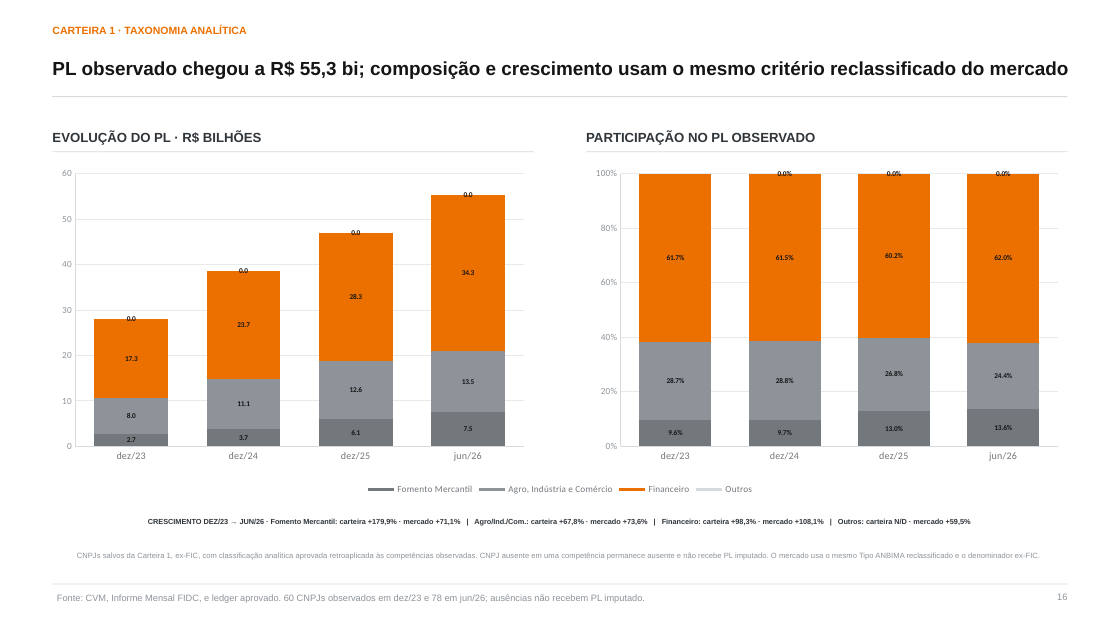
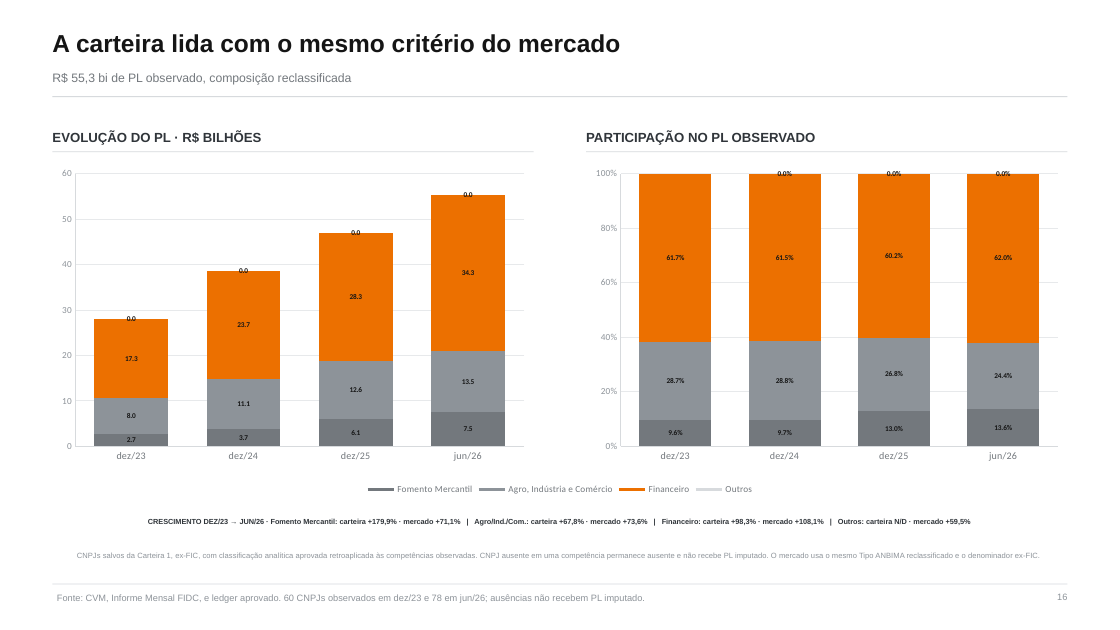
Before and after one commit to abalroar/fidc, a slide deck: slide 16 of data/industry_study/generated_revision/industry_executive_revised.pptx. Drawn at 1120x630 pixels with LibreOffice and Linux fonts; fonts in the diff are those of the drawing. Boxes give left, top, right and bottom in pixels: in the first picture for what was removed or moved away, otherwise in the second. Text is boxed around its words. In the diff, an @@ line names an element or a change of style, - is before the commit and + after.

```diff
--- a/data/industry_study/generated_revision/industry_executive_revised.pptx
+++ b/data/industry_study/generated_revision/industry_executive_revised.pptx
@@ text "A carteira lida com o ..." at [52,34,620,53]: vertical alignment top to middle @@
@@ text at [52,34,620,53]: text changed; size 9 to 21 pt; text colour #EC7000 to #151515 @@
-CARTEIRA 1 · TAXONOMIA ANALÍTICA
+A carteira lida com o mesmo critério do mercado
@@ text at [52,73,352,85]: text changed; size 16.2 to 10.5 pt; text colour #151515 to #73787D; bold off @@
-PL observado chegou a R$ 55,3 bi; composição e crescimento usam o mesmo critério reclassificado do mercado
+R$ 55,3 bi de PL observado, composição reclassificada
```
Also in this commit, not shown: 16 other slides changed, 17 other files.
